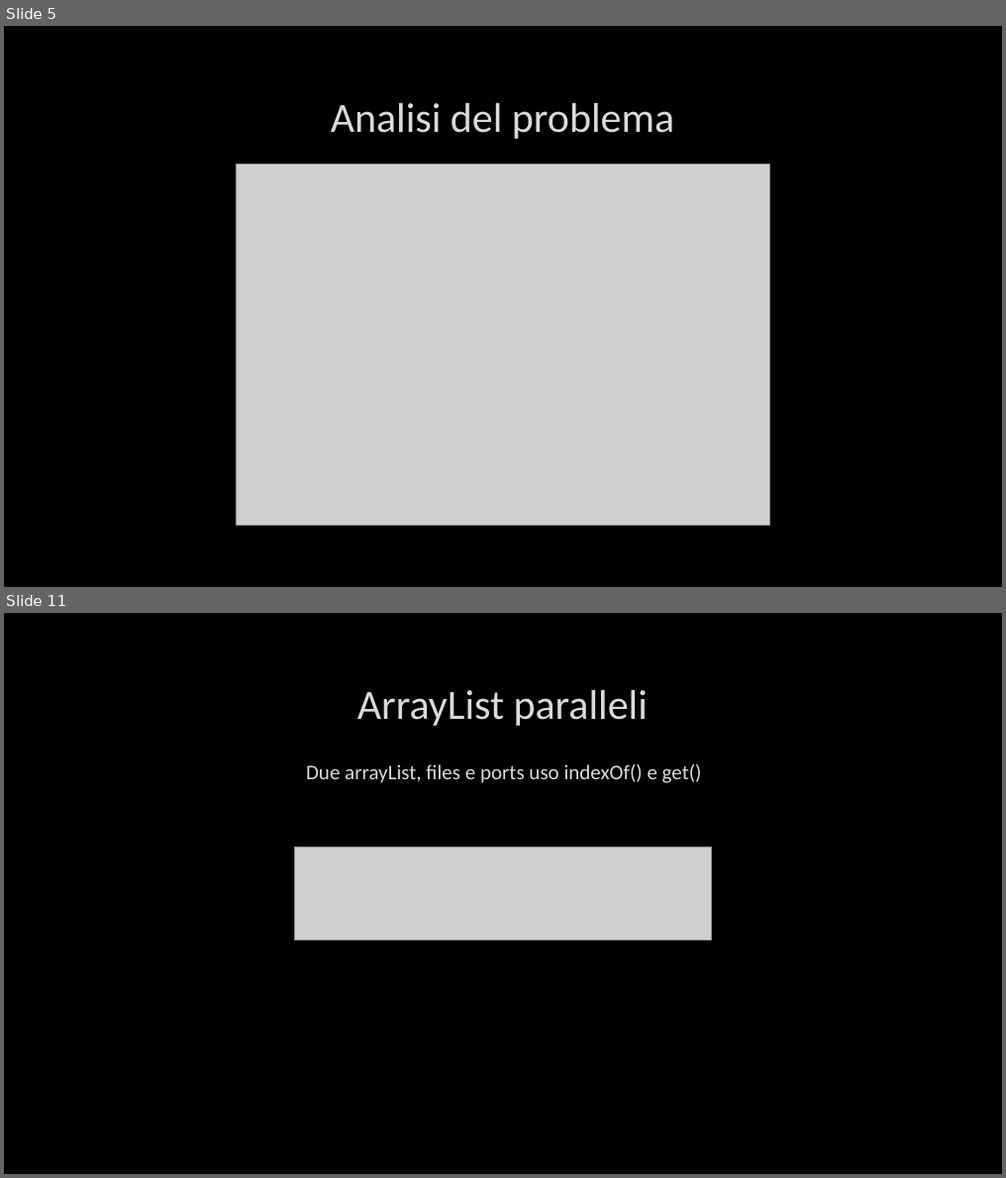
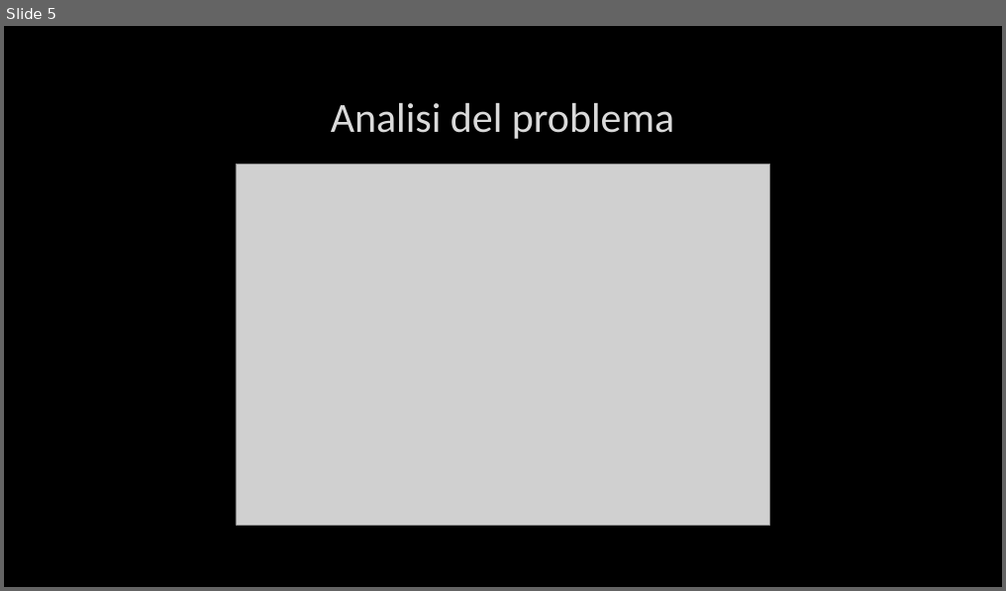
Before and after one commit to timeofview/reti-di-calcolatori, a slide deck: E1/Esercitazione 1.pptx. Shown one above the other, each under a label of ours: slides 5 and 11 before the commit, slide 5 after it; the slides between them are not shown. The pictures are 1006x1178 and 1006x591 pixels, drawn with LibreOffice and Linux fonts; fonts in the diff are those of the drawing; grey boxes stand for pictures; background and template pictures are left out. Boxes give left, top, right and bottom in pixels: in the first picture for what was removed or moved away, otherwise in the second. Text is boxed around its words. In the diff, an @@ line names an element or a change of style, - is before the commit and + after.

```diff
--- a/E1/Esercitazione 1.pptx
+++ b/E1/Esercitazione 1.pptx
@@ slide 11 removed at box(4, 613, 1002, 1174), background picture (left out) @@
@@ title removed at box(357, 690, 648, 726) @@
-ArrayList paralleli
@@ text removed at box(306, 764, 702, 783) @@
-Due arrayList, files e ports uso indexOf() e get()
@@ picture removed at box(294, 848, 712, 940) @@
```
Also in this commit, not shown: 6 slides changed, 5 slides added, 13 other slides removed.
